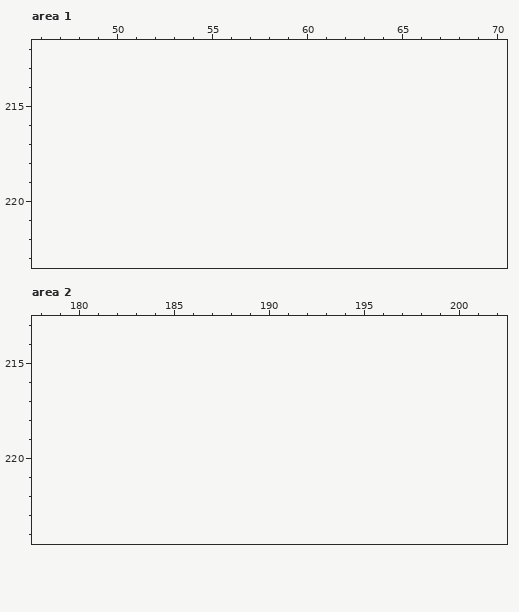
Pixel-art file: ! External Files/sasha hallway experiment.aseprite. The first picture shows the starting point.
317x172 pixels, 1 frame. Colours within 5 levels of each other are drawn and written as one. Shown: area 1: x 46..70, y 212..223; area 2: x 178..202, y 213..224. The old version is drawn lined up with the new one, on the new canvas. The commit also changed other parts of the picture, which this record leaves out.
After the commit:
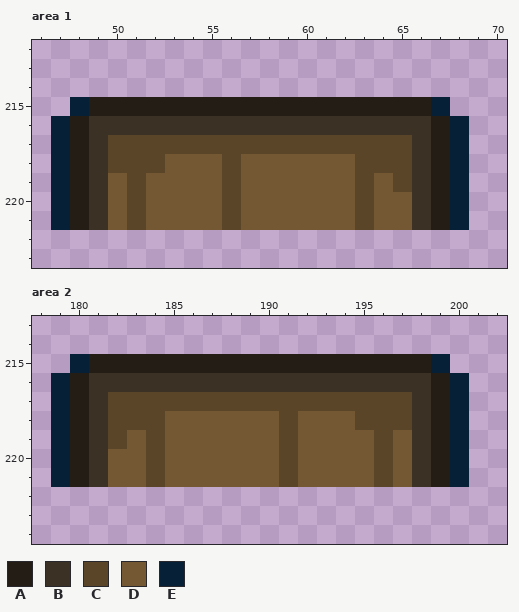
Palette (. is transparent): A #231d15  B #3b3124  C #5b4529  D #745834  E #062038
Changes in this commit:
{"change": "canvas 317x172 -> 432x257, the old top-left corner now at 115,0"}
{"where": "area 1"}
{"y":215,"x":48,"old":"....................","new":"EAAAAAAAAAAAAAAAAAAE"}
{"y":216,"x":47,"old":"......................","new":"EABBBBBBBBBBBBBBBBBBAE"}
{"y":217,"x":47,"old":"......................","new":"EABCCCCCCCCCCCCCCCCBAE"}
{"y":218,"x":47,"old":"......................","new":"EABCCCDDDCDDDDDDCCCBAE"}
{"y":219,"x":47,"old":"......................","new":"EABDCDDDDCDDDDDDCDCBAE"}
{"y":220,"x":47,"old":"......................","new":"EABDCDDDDCDDDDDDCDDBAE"}
{"y":221,"x":47,"old":"......................","new":"EABDCDDDDCDDDDDDCDDBAE"}
{"where": "area 2"}
{"y":215,"x":180,"old":"....................","new":"EAAAAAAAAAAAAAAAAAAE"}
{"y":216,"x":179,"old":"......................","new":"EABBBBBBBBBBBBBBBBBBAE"}
{"y":217,"x":179,"old":"......................","new":"EABCCCCCCCCCCCCCCCCBAE"}
{"y":218,"x":179,"old":"......................","new":"EABCCCDDDDDDCDDDCCCBAE"}
{"y":219,"x":179,"old":"......................","new":"EABCDCDDDDDDCDDDDCDBAE"}
{"y":220,"x":179,"old":"......................","new":"EABDDCDDDDDDCDDDDCDBAE"}
{"y":221,"x":179,"old":"......................","new":"EABDDCDDDDDDCDDDDCDBAE"}
{"label":"added","picture_box":[51,97,469,230]}
{"label":"added","picture_box":[51,354,469,487]}
